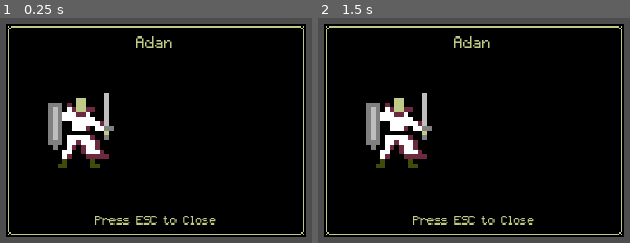
Above: before the commit, frames 1-2 (left to right).
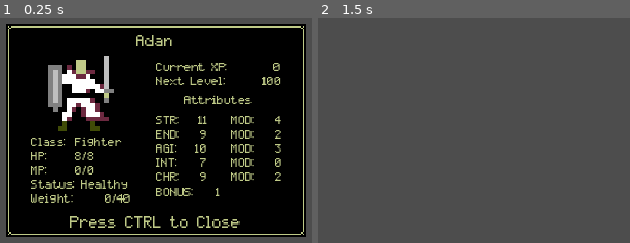
Above: after the commit, the same moments.

Repository: ChrisGlenn/tdaci
Game: Godot game, scene res://Scenes/UI/Status_Menu/status_menu.tscn
The game is run twice, just before and just after one commit, with the same random seed, the same clock (stepped at 60 frames per second) and the same inputs. This scene is started directly instead of the project's main scene.
Inputs:
- Up to frame 1 (0.25 s): no input
- Up to frame 2 (1.5 s): tap Enter at 0.5 s; hold Right (ci_RIGHT) 0.53-1.28 s; tap Space (ci_A) at 0.6 s; tap Ctrl (ci_B) at 0.8, 1.35 s; tap Escape (ci_START) at 1.25 s; hold Down (ci_DOWN) from 1.28 s (still down)

The runs differ from the first frame. In frame 1, 14% of the frame differs, in the area x 9-91%, y 7-94%; in frame 2, 91%, in the area x 1-99%, y 2-98%.

Commit message:
10/8/2024 AFTERNOON

Diff:
--- a/Scenes/UI/Game_Menu/game_menu.gd
+++ b/Scenes/UI/Game_Menu/game_menu.gd
@@ -2,6 +2,7 @@
 # GAME MENU SCRIPT
 # if the player hits ESC or START then this menu pops up giving them a list of options
 # they can choose from such as see the inventory or character status, ect.
+@onready var STAT_MENU = preload("res://Scenes/UI/Status_Menu/status_menu.tscn")
 @onready var SELECTORS = $Select_Nodes
 var sel_pos : int = 0 # this shows the current selector
 
@@ -27,6 +28,11 @@
             # return to game
             get_tree().paused = false # unpause before returning
             queue_free() # delete self
+        elif sel_pos == 2:
+            # player status
+            var stat_menu = STAT_MENU.instantiate()
+            get_parent().add_child(stat_menu) # add the menu as a child to the HUD
+            queue_free() # delete self
         elif sel_pos == 4:
             # quit the game
             # DEBUG IN THE FUTURE THIS WILL ASK IF THEY ARE SURE
--- a/Scenes/UI/Status_Menu/status_menu.gd
+++ b/Scenes/UI/Status_Menu/status_menu.gd
@@ -4,9 +4,51 @@
 # this screen starts with no visibility and then becomes visible after setting the information to stop any
 # glitches showing the default label text
 @onready var PLAYER_NAME = $Player_Name_Label
+@onready var PLAYER_CLASS = $Class_Text
+@onready var PLAYER_HP = $HP_Text
+@onready var PLAYER_MP = $MP_Text
+@onready var PLAYER_STAT = $Stat_Text
+@onready var PLAYER_WEIGHT = $Weight_Text
+@onready var PLAYER_XP = $CurrentXP_Text
+@onready var PLAYER_NEXT_LEVEL = $NextXP_Text
+@onready var PLAYER_STR = $STR_Text
+@onready var PLAYER_STR_MOD = $STR_MOD_Text
+@onready var PLAYER_END = $END_Text
+@onready var PLAYER_END_MOD = $END_MOD_Text
+@onready var PLAYER_AGI = $AGI_Text
+@onready var PLAYER_AGI_MOD = $AGI_MOD_Text
+@onready var PLAYER_INT = $INT_Text
+@onready var PLAYER_INT_MOD = $INT_MOD_Text
+@onready var PLAYER_CHR = $CHR_Text
+@onready var PLAYER_CHR_MOD = $CHR_MOD_Text
+@onready var PLAYER_BONUS = $BONUS_Text
 
 
 func _ready() -> void:
     # set the player information
+    get_tree().paused = true # pause the game
     PLAYER_NAME.text = Globals.player["name"] # set the player name
+    PLAYER_CLASS.text = Globals.player["class"] # set the player class
+    PLAYER_HP.text = str(Globals.player["hp"], "/", Globals.player["max_hp"]) # set the player HP
+    PLAYER_MP.text = str(Globals.player["mp"], "/", Globals.player["max_mp"]) # set the player MP
+    PLAYER_STAT.text = Globals.player["current_status"] # set player status
+    PLAYER_WEIGHT.text = str(Globals.player["current_weight"], "/", Globals.player["carry_capacity"]) # set carry weight
+    PLAYER_XP.text = str(Globals.player["xp"]) # set the current player XP
+    PLAYER_NEXT_LEVEL.text = str(Globals.player["xp_to"]) # set the XP needed for the next level
+    PLAYER_STR.text = str(Globals.player["STR"]) # set player STR
+    PLAYER_STR_MOD.text = str(Globals.player["STR_MOD"]) # set player STR_MOD
+    PLAYER_END.text = str(Globals.player["END"]) # set player END
+    PLAYER_END_MOD.text = str(Globals.player["END_MOD"]) # set player END_MOD
+    PLAYER_AGI.text = str(Globals.player["AGI"]) # set player AGI
+    PLAYER_AGI_MOD.text = str(Globals.player["AGI_MOD"]) # set player AGI_MOD
+    PLAYER_INT.text = str(Globals.player["INT"]) # set player INT
+    PLAYER_INT_MOD.text = str(Globals.player["INT_MOD"]) # set player INT_MOD
+    PLAYER_CHR.text = str(Globals.player["CHR"]) # set player CHR
+    PLAYER_CHR_MOD.text = str(Globals.player["CHR_MOD"]) # set player CHR_MOD
+    PLAYER_BONUS.text = str(Globals.player["bonus"]) # set player bonus mod
     visible = true # show after setting all the player stats
+
+func _process(_delta: float) -> void:
+    if Input.is_action_just_pressed("ci_B"):
+        get_tree().paused = false # unpause the rest of the game
+        queue_free() # delete self
--- a/Scenes/UI/Status_Menu/status_menu.tscn
+++ b/Scenes/UI/Status_Menu/status_menu.tscn
@@ -6,6 +6,7 @@
 [ext_resource type="Texture2D" uid="uid://bwk5efqfyok0" path="res://Sprites/Player.png" id="4_astmq"]
 
 [node name="Status_Menu" type="CanvasLayer"]
+process_mode = 3
 script = ExtResource("1_eme6u")
 
 [node name="Status_Background" parent="." instance=ExtResource("1_hjc2h")]
@@ -14,23 +15,408 @@
 offset_right = 352.0
 offset_bottom = 192.0
 
-[node name="Player_Name_Label" type="Label" parent="."]
-offset_left = 224.0
-offset_top = 63.0
-offset_right = 287.0
-offset_bottom = 71.0
-theme_override_colors/font_color = Color(0.74902, 0.792157, 0.529412, 1)
-theme_override_fonts/font = ExtResource("3_b3mlo")
-theme_override_font_sizes/font_size = 8
-text = "Player Name"
-horizontal_alignment = 1
-
 [node name="Player_Sprite" type="Sprite2D" parent="."]
-position = Vector2(184, 88)
+position = Vector2(184, 64)
 scale = Vector2(3, 3)
 texture = ExtResource("4_astmq")
 centered = false
 hframes = 9
+
+[node name="Player_Name_Label" type="Label" parent="."]
+offset_left = 224.0
+offset_top = 62.0
+offset_right = 287.0
+offset_bottom = 70.0
+theme_override_colors/font_color = Color(0.74902, 0.792157, 0.529412, 1)
+theme_override_fonts/font = ExtResource("3_b3mlo")
+theme_override_font_sizes/font_size = 8
+text = "Player Name"
+horizontal_alignment = 1
+
+[node name="Class_Label" type="Label" parent="."]
+offset_left = 176.0
+offset_top = 128.0
+offset_right = 200.0
+offset_bottom = 136.0
+theme_override_colors/font_color = Color(0.74902, 0.792157, 0.529412, 1)
+theme_override_fonts/font = ExtResource("3_b3mlo")
+theme_override_font_sizes/font_size = 6
+text = "Class:"
+
+[node name="Class_Text" type="Label" parent="."]
+offset_left = 204.0
+offset_top = 128.0
+offset_right = 248.0
+offset_bottom = 136.0
+theme_override_colors/font_color = Color(0.74902, 0.792157, 0.529412, 1)
+theme_override_fonts/font = ExtResource("3_b3mlo")
+theme_override_font_sizes/font_size = 6
+text = "Plr Class"
+
+[node name="HP_Label" type="Label" parent="."]
+offset_left = 176.0
+offset_top = 137.0
+offset_right = 200.0
+offset_bottom = 145.0
+theme_override_colors/font_color = Color(0.74902, 0.792157, 0.529412, 1)
+theme_override_fonts/font = ExtResource("3_b3mlo")
+theme_override_font_sizes/font_size = 6
+text = "HP:"
+
+[node name="HP_Text" type="Label" parent="."]
+offset_left = 204.0
+offset_top = 137.0
+offset_right = 248.0
+offset_bottom = 145.0
+theme_override_colors/font_color = Color(0.74902, 0.792157, 0.529412, 1)
+theme_override_fonts/font = ExtResource("3_b3mlo")
+theme_override_font_sizes/font_size = 6
+text = "100x100"
+
+[node name="MP_Label" type="Label" parent="."]
+offset_left = 176.0
+offset_top = 146.0
+offset_right = 200.0
+offset_bottom = 154.0
+theme_override_colors/font_color = Color(0.74902, 0.792157, 0.529412, 1)
+theme_override_fonts/font = ExtResource("3_b3mlo")
+theme_override_font_sizes/font_size = 6
+text = "MP:"
+
+[node name="MP_Text" type="Label" parent="."]
+offset_left = 204.0
+offset_top = 146.0
+offset_right = 248.0
+offset_bottom = 154.0
+theme_override_colors/font_color = Color(0.74902, 0.792157, 0.529412, 1)
+theme_override_fonts/font = ExtResource("3_b3mlo")
+theme_override_font_sizes/font_size = 6
+text = "100x100"
+
+[node name="Stat_Label" type="Label" parent="."]
+offset_left = 176.0
+offset_top = 155.0
+offset_right = 205.0
+offset_bottom = 163.0
+theme_override_colors/font_color = Color(0.74902, 0.792157, 0.529412, 1)
+theme_override_fonts/font = ExtResource("3_b3mlo")
+theme_override_font_sizes/font_size = 6
+text = "Status:"
+
+[node name="Stat_Text" type="Label" parent="."]
+offset_left = 208.0
+offset_top = 155.0
+offset_right = 256.0
+offset_bottom = 163.0
+theme_override_colors/font_color = Color(0.74902, 0.792157, 0.529412, 1)
+theme_override_fonts/font = ExtResource("3_b3mlo")
+theme_override_font_sizes/font_size = 6
+text = "Healthy"
+
+[node name="Weight_Label" type="Label" parent="."]
+offset_left = 176.0
+offset_top = 164.0
+offset_right = 216.0
+offset_bottom = 172.0
+theme_override_colors/font_color = Color(0.74902, 0.792157, 0.529412, 1)
+theme_override_fonts/font = ExtResource("3_b3mlo")
+theme_override_font_sizes/font_size = 6
+text = "Weight:"
+
+[node name="Weight_Text" type="Label" parent="."]
+offset_left = 208.0
+offset_top = 164.0
+offset_right = 240.0
+offset_bottom = 172.0
+theme_override_colors/font_color = Color(0.74902, 0.792157, 0.529412, 1)
+theme_override_fonts/font = ExtResource("3_b3mlo")
+theme_override_font_sizes/font_size = 6
+text = "100/100"
+horizontal_alignment = 2
+
+[node name="CurrentXP_Label" type="Label" parent="."]
+offset_left = 256.0
+offset_top = 80.0
+offset_right = 304.0
+offset_bottom = 88.0
+theme_override_colors/font_color = Color(0.74902, 0.792157, 0.529412, 1)
+theme_override_fonts/font = ExtResource("3_b3mlo")
+theme_override_font_sizes/font_size = 6
+text = "Current XP:"
+
+[node name="CurrentXP_Text" type="Label" parent="."]
+offset_left = 304.0
+offset_top = 80.0
+offset_right = 336.0
+offset_bottom = 88.0
+theme_override_colors/font_color = Color(0.74902, 0.792157, 0.529412, 1)
+theme_override_fonts/font = ExtResource("3_b3mlo")
+theme_override_font_sizes/font_size = 6
+text = "10000"
+horizontal_alignment = 2
+
+[node name="NextXP_Label" type="Label" parent="."]
+offset_left = 256.0
+offset_top = 89.0
+offset_right = 304.0
+offset_bottom = 97.0
+theme_override_colors/font_color = Color(0.74902, 0.792157, 0.529412, 1)
+theme_override_fonts/font = ExtResource("3_b3mlo")
+theme_override_font_sizes/font_size = 6
+text = "Next Level:"
+
+[node name="NextXP_Text" type="Label" parent="."]
+offset_left = 304.0
+offset_top = 89.0
+offset_right = 336.0
+offset_bottom = 97.0
+theme_override_colors/font_color = Color(0.74902, 0.792157, 0.529412, 1)
+theme_override_fonts/font = ExtResource("3_b3mlo")
+theme_override_font_sizes/font_size = 6
+text = "10000"
+horizontal_alignment = 2
+
+[node name="Player_Attributes" type="Label" parent="."]
+offset_left = 256.0
+offset_top = 101.0
+offset_right = 336.0
+offset_bottom = 109.0
+theme_override_colors/font_color = Color(0.74902, 0.792157, 0.529412, 1)
+theme_override_fonts/font = ExtResource("3_b3mlo")
+theme_override_font_sizes/font_size = 6
+text = "Attributes"
+horizontal_alignment = 1
+
+[node name="STR_Label" type="Label" parent="."]
+offset_left = 256.0
+offset_top = 114.0
+offset_right = 272.0
+offset_bottom = 122.0
+theme_override_colors/font_color = Color(0.74902, 0.792157, 0.529412, 1)
+theme_override_fonts/font = ExtResource("3_b3mlo")
+theme_override_font_sizes/font_size = 6
+text = "STR:"
+
+[node name="STR_Text" type="Label" parent="."]
+offset_left = 273.0
+offset_top = 114.0
+offset_right = 289.0
+offset_bottom = 122.0
+theme_override_colors/font_color = Color(0.74902, 0.792157, 0.529412, 1)
+theme_override_fonts/font = ExtResource("3_b3mlo")
+theme_override_font_sizes/font_size = 6
+text = "0"
+horizontal_alignment = 2
+
+[node name="END_Label" type="Label" parent="."]
+offset_left = 256.0
+offset_top = 123.0
+offset_right = 272.0
+offset_bottom = 131.0
+theme_override_colors/font_color = Color(0.74902, 0.792157, 0.529412, 1)
+theme_override_fonts/font = ExtResource("3_b3mlo")
+theme_override_font_sizes/font_size = 6
+text = "END:"
+
+[node name="END_Text" type="Label" parent="."]
+offset_left = 273.0
+offset_top = 123.0
+offset_right = 289.0
+offset_bottom = 131.0
+theme_override_colors/font_color = Color(0.74902, 0.792157, 0.529412, 1)
+theme_override_fonts/font = ExtResource("3_b3mlo")
+theme_override_font_sizes/font_size = 6
+text = "0"
+horizontal_alignment = 2
+
+[node name="AGI_Label" type="Label" parent="."]
+offset_left = 256.0
+offset_top = 132.0
+offset_right = 272.0
+offset_bottom = 140.0
+theme_override_colors/font_color = Color(0.74902, 0.792157, 0.529412, 1)
+theme_override_fonts/font = ExtResource("3_b3mlo")
+theme_override_font_sizes/font_size = 6
+text = "AGI:"
+
+[node name="AGI_Text" type="Label" parent="."]
+offset_left = 273.0
+offset_top = 132.0
+offset_right = 289.0
+offset_bottom = 140.0
+theme_override_colors/font_color = Color(0.74902, 0.792157, 0.529412, 1)
+theme_override_fonts/font = ExtResource("3_b3mlo")
+theme_override_font_sizes/font_size = 6
+text = "0"
+horizontal_alignment = 2
+
+[node name="INT_Label" type="Label" parent="."]
+offset_left = 256.0
+offset_top = 141.0
+offset_right = 272.0
+offset_bottom = 149.0
+theme_override_colors/font_color = Color(0.74902, 0.792157, 0.529412, 1)
+theme_override_fonts/font = ExtResource("3_b3mlo")
+theme_override_font_sizes/font_size = 6
+text = "INT:"
+
+[node name="INT_Text" type="Label" parent="."]
+offset_left = 273.0
+offset_top = 141.0
+offset_right = 289.0
+offset_bottom = 149.0
+theme_override_colors/font_color = Color(0.74902, 0.792157, 0.529412, 1)
+theme_override_fonts/font = ExtResource("3_b3mlo")
+theme_override_font_sizes/font_size = 6
+text = "0"
+horizontal_alignment = 2
+
+[node name="CHR_Label" type="Label" parent="."]
+offset_left = 256.0
+offset_top = 150.0
+offset_right = 272.0
+offset_bottom = 158.0
+theme_override_colors/font_color = Color(0.74902, 0.792157, 0.529412, 1)
+theme_override_fonts/font = ExtResource("3_b3mlo")
+theme_override_font_sizes/font_size = 6
+text = "CHR:"
+
+[node name="CHR_Text" type="Label" parent="."]
+offset_left = 273.0
+offset_top = 150.0
+offset_right = 289.0
+offset_bottom = 158.0
+theme_override_colors/font_color = Color(0.74902, 0.792157, 0.529412, 1)
+theme_override_fonts/font = ExtResource("3_b3mlo")
+theme_override_font_sizes/font_size = 6
+text = "0"
+horizontal_alignment = 2
+
+[node name="STR_MOD" type="Label" parent="."]
+offset_left = 304.0
+offset_top = 114.0
+offset_right = 320.0
+offset_bottom = 122.0
+theme_override_colors/font_color = Color(0.74902, 0.792157, 0.529412, 1)
+theme_override_fonts/font = ExtResource("3_b3mlo")
+theme_override_font_sizes/font_size = 6
+text = "MOD:"
+
+[node name="STR_MOD_Text" type="Label" parent="."]
+offset_left = 321.0
+offset_top = 114.0
+offset_right = 337.0
+offset_bottom = 122.0
+theme_override_colors/font_color = Color(0.74902, 0.792157, 0.529412, 1)
+theme_override_fonts/font = ExtResource("3_b3mlo")
+theme_override_font_sizes/font_size = 6
+text = "0"
+horizontal_alignment = 2
+
+[node name="END_MOD" type="Label" parent="."]
+offset_left = 304.0
+offset_top = 123.0
+offset_right = 320.0
+offset_bottom = 131.0
+theme_override_colors/font_color = Color(0.74902, 0.792157, 0.529412, 1)
+theme_override_fonts/font = ExtResource("3_b3mlo")
+theme_override_font_sizes/font_size = 6
+text = "MOD:"
+
+[node name="END_MOD_Text" type="Label" parent="."]
+offset_left = 321.0
+offset_top = 123.0
+offset_right = 337.0
+offset_bottom = 131.0
+theme_override_colors/font_color = Color(0.74902, 0.792157, 0.529412, 1)
+theme_override_fonts/font = ExtResource("3_b3mlo")
+theme_override_font_sizes/font_size = 6
+text = "0"
+horizontal_alignment = 2
+
+[node name="AGI_MOD" type="Label" parent="."]
+offset_left = 304.0
+offset_top = 132.0
+offset_right = 320.0
+offset_bottom = 140.0
+theme_override_colors/font_color = Color(0.74902, 0.792157, 0.529412, 1)
+theme_override_fonts/font = ExtResource("3_b3mlo")
+theme_override_font_sizes/font_size = 6
+text = "MOD:"
+
+[node name="AGI_MOD_Text" type="Label" parent="."]
+offset_left = 321.0
+offset_top = 132.0
+offset_right = 337.0
+offset_bottom = 140.0
+theme_override_colors/font_color = Color(0.74902, 0.792157, 0.529412, 1)
+theme_override_fonts/font = ExtResource("3_b3mlo")
+theme_override_font_sizes/font_size = 6
+text = "0"
+horizontal_alignment = 2
+
+[node name="INT_MOD" type="Label" parent="."]
+offset_left = 304.0
+offset_top = 141.0
+offset_right = 320.0
+offset_bottom = 149.0
+theme_override_colors/font_color = Color(0.74902, 0.792157, 0.529412, 1)
+theme_override_fonts/font = ExtResource("3_b3mlo")
+theme_override_font_sizes/font_size = 6
+text = "MOD:"
+
+[node name="INT_MOD_Text" type="Label" parent="."]
+offset_left = 321.0
+offset_top = 141.0
+offset_right = 337.0
+offset_bottom = 149.0
+theme_override_colors/font_color = Color(0.74902, 0.792157, 0.529412, 1)
+theme_override_fonts/font = ExtResource("3_b3mlo")
+theme_override_font_sizes/font_size = 6
+text = "0"
+horizontal_alignment = 2
+
+[node name="CHR_MOD" type="Label" parent="."]
+offset_left = 304.0
+offset_top = 150.0
+offset_right = 320.0
+offset_bottom = 158.0
+theme_override_colors/font_color = Color(0.74902, 0.792157, 0.529412, 1)
+theme_override_fonts/font = ExtResource("3_b3mlo")
+theme_override_font_sizes/font_size = 6
+text = "MOD:"
+
+[node name="CHR_MOD_Text" type="Label" parent="."]
+offset_left = 321.0
+offset_top = 150.0
+offset_right = 337.0
+offset_bottom = 158.0
+theme_override_colors/font_color = Color(0.74902, 0.792157, 0.529412, 1)
+theme_override_fonts/font = ExtResource("3_b3mlo")
+theme_override_font_sizes/font_size = 6
+text = "0"
+horizontal_alignment = 2
+
+[node name="BONUS_Label" type="Label" parent="."]
+offset_left = 256.0
+offset_top = 160.0
+offset_right = 280.0
+offset_bottom = 168.0
+theme_override_colors/font_color = Color(0.74902, 0.792157, 0.529412, 1)
+theme_override_fonts/font = ExtResource("3_b3mlo")
+theme_override_font_sizes/font_size = 6
+text = "BONUS:"
+
+[node name="BONUS_Text" type="Label" parent="."]
+offset_left = 281.0
+offset_top = 160.0
+offset_right = 297.0
+offset_bottom = 168.0
+theme_override_colors/font_color = Color(0.74902, 0.792157, 0.529412, 1)
+theme_override_fonts/font = ExtResource("3_b3mlo")
+theme_override_font_sizes/font_size = 6
+text = "0"
+horizontal_alignment = 2
 
 [node name="Press_Return" type="Label" parent="."]
 offset_left = 168.0
@@ -39,6 +425,6 @@
 offset_bottom = 186.0
 theme_override_colors/font_color = Color(0.74902, 0.792157, 0.529412, 1)
 theme_override_fonts/font = ExtResource("3_b3mlo")
-theme_override_font_sizes/font_size = 6
-text = "Press ESC to Close"
+theme_override_font_sizes/font_size = 8
+text = "Press CTRL to Close"
 horizontal_alignment = 1
--- a/Scripts/globals.gd
+++ b/Scripts/globals.gd
@@ -10,9 +10,12 @@
     "class": "Fighter",
     "level": 1,
     "max_hp": 8,
+    "mp": 0,
+    "max_mp": 0,
     "hp": 8,
     "xp": 0,
     "xp_to": 100,
+    "current_status": "Healthy",
     "current_weight": 0,
     "carry_capacity": 40,
     "gold": 10,
--- a/project.godot
+++ b/project.godot
@@ -79,7 +79,6 @@
 ci_B={
 "deadzone": 0.5,
 "events": [Object(InputEventKey,"resource_local_to_scene":false,"resource_name":"","device":-1,"window_id":0,"alt_press …(195 unchanged characters)…
-, Object(InputEventKey,"resource_local_to_scene":false,"resource_name":"","device":-1,"window_id":0,"alt_pressed":false,"shift_pressed":false,"ctrl_pressed":true,"meta_pressed":false,"pressed":false,"keycode":0,"physical_keycode":4194322,"key_label":0,"unicode":0,"location":0,"echo":false,"script":null)
 ]
 }
 ci_X={
